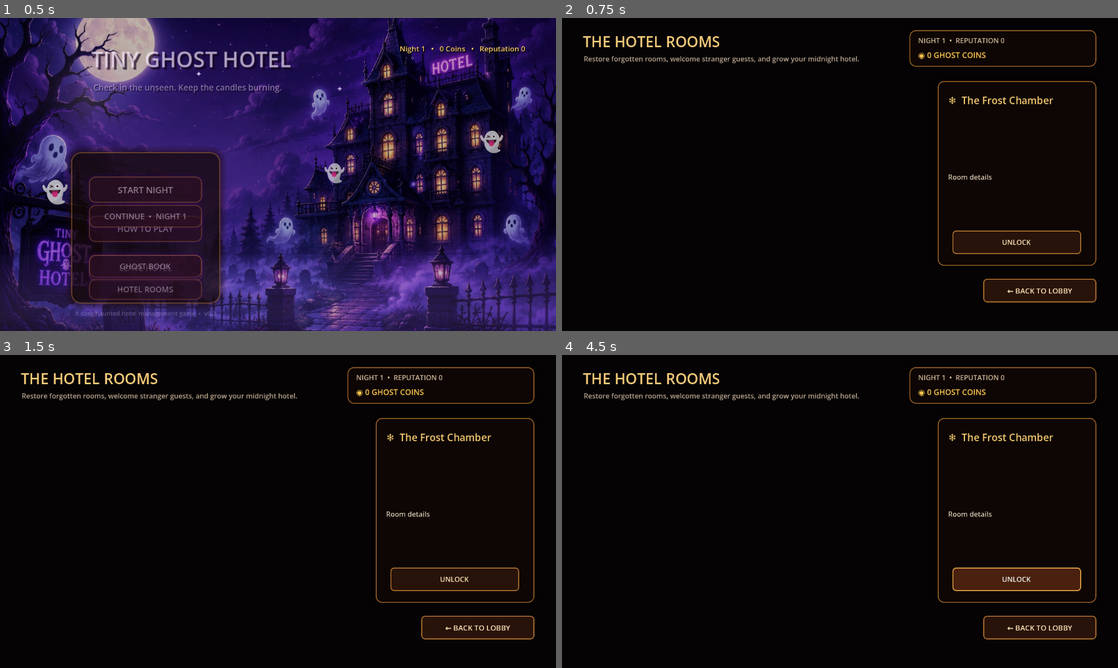
Above: before the commit, frames 1-4 (two rows, left to right).
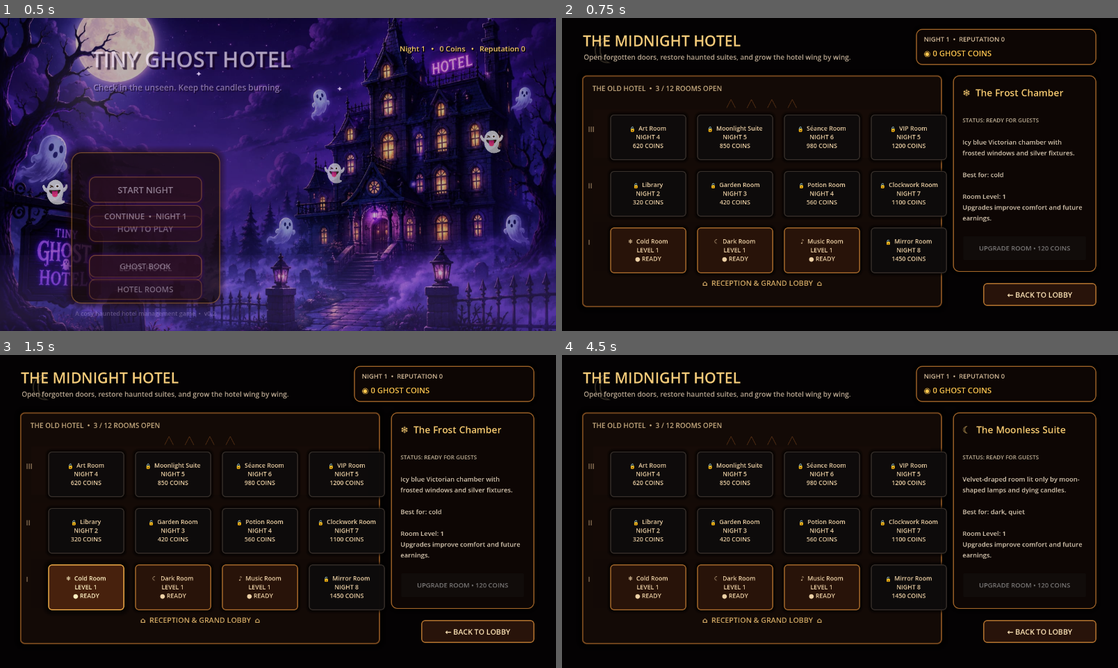
Above: after the commit, the same moments.

Repository: 22koki/tiny-ghost-hotel
Game: Godot game, scene res://scenes/MainMenu.tscn
Two runs of this game, one before a commit and one after it. Both use one fixed random seed, a clock stepped at 60 frames per second and the inputs below.
Inputs (mouse positions are in pixels of both pictures, inside the frame that each line leads up to):
- Up to frame 1 (0.5 s): no input
- Up to frame 2 (0.75 s): click "HOTEL ROOMS" at 0.5 s
- Up to frame 3 (1.5 s): click (88, 586) at 1.25 s, where only the run after the commit has a clickable "❄ Cold Room LEVEL 1 ● READY"
- Up to frame 4 (4.5 s): click (650, 586) at 2 s, where only the run after the commit has a clickable "❄ Cold Room LEVEL 1 ● READY"; click (734, 586) at 2.75 s, where only the run after the commit has a clickable "☾ Dark Room LEVEL 1 ● READY"; click (734, 586) at 3.5 s, where only the run after the commit has a clickable "☾ Dark Room LEVEL 1 ● READY"; click (1017, 580) at 4.25 s, where only the run before the commit has a clickable "UNLOCK"

Frame 1 is identical in both runs. In frame 2, 16% of the frame differs, in the area x 3-97%, y 3-93%; in frame 3, 16%; in frame 4, 17%.
Error before the commit: Cannot call method 'add_child' on a null value. (res://scripts/rooms_overview.gd:52)

Commit message:
feat: redesign hotel rooms as vintage floor map

Diff:
--- a/scenes/RoomsOverview.tscn
+++ b/scenes/RoomsOverview.tscn
@@ -13,8 +13,8 @@
 corner_radius_top_right = 14
 corner_radius_bottom_left = 14
 corner_radius_bottom_right = 14
-shadow_color = Color(0, 0, 0, 0.65)
-shadow_size = 12
+shadow_color = Color(0, 0, 0, 0.72)
+shadow_size = 14
 
 [sub_resource type="StyleBoxFlat" id="ButtonStyle"]
 bg_color = Color(0.16, 0.075, 0.04, 0.98)
@@ -28,17 +28,19 @@
 corner_radius_bottom_left = 8
 corner_radius_bottom_right = 8
 
-[sub_resource type="StyleBoxFlat" id="ButtonHoverStyle"]
-bg_color = Color(0.29, 0.13, 0.055, 1)
-border_width_left = 2
-border_width_top = 2
-border_width_right = 2
-border_width_bottom = 2
-border_color = Color(1, 0.72, 0.3, 1)
-corner_radius_top_left = 8
-corner_radius_top_right = 8
-corner_radius_bottom_left = 8
-corner_radius_bottom_right = 8
+[sub_resource type="StyleBoxFlat" id="MapStyle"]
+bg_color = Color(0.075, 0.039, 0.026, 0.98)
+border_width_left = 3
+border_width_top = 3
+border_width_right = 3
+border_width_bottom = 3
+border_color = Color(0.48, 0.29, 0.12, 1)
+corner_radius_top_left = 10
+corner_radius_top_right = 10
+corner_radius_bottom_left = 10
+corner_radius_bottom_right = 10
+shadow_color = Color(0, 0, 0, 0.82)
+shadow_size = 18
 
 [node name="RoomsOverview" type="Control"]
 layout_mode = 3
@@ -56,109 +58,198 @@
 anchor_bottom = 1.0
 grow_horizontal = 2
 grow_vertical = 2
-color = Color(0.025, 0.012, 0.018, 1)
+color = Color(0.018, 0.009, 0.014, 1)
+
+[node name="Moon" type="Label" parent="."]
+offset_left = 30.0
+offset_top = 16.0
+offset_right = 180.0
+offset_bottom = 150.0
+theme_override_colors/font_color = Color(0.80, 0.72, 0.54, 0.22)
+theme_override_font_sizes/font_size = 82
+text = "☾"
+horizontal_alignment = 1
 
 [node name="Header" type="Label" parent="."]
 offset_left = 48.0
-offset_top = 30.0
+offset_top = 28.0
 offset_right = 720.0
-offset_bottom = 86.0
+offset_bottom = 78.0
 theme_override_colors/font_color = Color(0.96, 0.80, 0.48, 1)
 theme_override_font_sizes/font_size = 34
-text = "THE HOTEL ROOMS"
+text = "THE MIDNIGHT HOTEL"
 
 [node name="Subtitle" type="Label" parent="."]
 offset_left = 50.0
-offset_top = 82.0
-offset_right = 780.0
-offset_bottom = 118.0
+offset_top = 78.0
+offset_right = 760.0
+offset_bottom = 110.0
 theme_override_colors/font_color = Color(0.73, 0.66, 0.57, 1)
 theme_override_font_sizes/font_size = 16
-text = "Restore forgotten rooms, welcome stranger guests, and grow your midnight hotel."
+text = "Open forgotten doors, restore haunted suites, and grow the hotel wing by wing."
 
 [node name="TopBar" type="Panel" parent="."]
-offset_left = 800.0
-offset_top = 28.0
+offset_left = 815.0
+offset_top = 25.0
 offset_right = 1230.0
-offset_bottom = 112.0
+offset_bottom = 108.0
 theme_override_styles/panel = SubResource("PanelStyle")
 
 [node name="NightLabel" type="Label" parent="TopBar"]
-offset_left = 20.0
+offset_left = 18.0
 offset_top = 12.0
-offset_right = 410.0
-offset_bottom = 40.0
+offset_right = 395.0
+offset_bottom = 38.0
 theme_override_colors/font_color = Color(0.83, 0.73, 0.60, 1)
-theme_override_font_sizes/font_size = 16
+theme_override_font_sizes/font_size = 15
 text = "NIGHT 1"
 
 [node name="CoinsLabel" type="Label" parent="TopBar"]
-offset_left = 20.0
-offset_top = 44.0
-offset_right = 410.0
+offset_left = 18.0
+offset_top = 43.0
+offset_right = 395.0
 offset_bottom = 72.0
 theme_override_colors/font_color = Color(1.0, 0.78, 0.31, 1)
 theme_override_font_sizes/font_size = 18
-text = "◉ 0 COINS"
-
-[node name="Scroll" type="ScrollContainer" parent="."]
-offset_left = 48.0
-offset_top = 145.0
-offset_right = 836.0
-offset_bottom = 655.0
-
-[node name="RoomGrid" type="GridContainer" parent="Scroll"]
-layout_mode = 2
-theme_override_constants/h_separation = 14
-theme_override_constants/v_separation = 14
-columns = 3
+text = "◉ 0 GHOST COINS"
+
+[node name="HotelMap" type="Panel" parent="."]
+offset_left = 46.0
+offset_top = 132.0
+offset_right = 875.0
+offset_bottom = 665.0
+theme_override_styles/panel = SubResource("MapStyle")
+
+[node name="FloorLabel" type="Label" parent="HotelMap"]
+offset_left = 24.0
+offset_top = 18.0
+offset_right = 805.0
+offset_bottom = 48.0
+theme_override_colors/font_color = Color(0.78, 0.67, 0.50, 1)
+theme_override_font_sizes/font_size = 16
+text = "THE OLD HOTEL"
+
+[node name="RoofLine" type="Label" parent="HotelMap"]
+offset_left = 0.0
+offset_top = 52.0
+offset_right = 829.0
+offset_bottom = 76.0
+theme_override_colors/font_color = Color(0.34, 0.19, 0.08, 1)
+theme_override_font_sizes/font_size = 17
+text = "╱╲      ╱╲      ╱╲      ╱╲"
+horizontal_alignment = 1
+
+[node name="FloorThree" type="ColorRect" parent="HotelMap"]
+offset_left = 26.0
+offset_top = 78.0
+offset_right = 803.0
+offset_bottom = 190.0
+mouse_filter = 2
+color = Color(0.11, 0.055, 0.03, 0.36)
+
+[node name="FloorTwo" type="ColorRect" parent="HotelMap"]
+offset_left = 26.0
+offset_top = 208.0
+offset_right = 803.0
+offset_bottom = 320.0
+mouse_filter = 2
+color = Color(0.09, 0.045, 0.027, 0.44)
+
+[node name="FloorOne" type="ColorRect" parent="HotelMap"]
+offset_left = 26.0
+offset_top = 338.0
+offset_right = 803.0
+offset_bottom = 450.0
+mouse_filter = 2
+color = Color(0.07, 0.035, 0.023, 0.52)
+
+[node name="FloorThreeLabel" type="Label" parent="HotelMap"]
+offset_left = 14.0
+offset_top = 112.0
+offset_right = 52.0
+offset_bottom = 155.0
+theme_override_colors/font_color = Color(0.60, 0.49, 0.37, 1)
+text = "III"
+
+[node name="FloorTwoLabel" type="Label" parent="HotelMap"]
+offset_left = 14.0
+offset_top = 242.0
+offset_right = 52.0
+offset_bottom = 285.0
+theme_override_colors/font_color = Color(0.60, 0.49, 0.37, 1)
+text = "II"
+
+[node name="FloorOneLabel" type="Label" parent="HotelMap"]
+offset_left = 14.0
+offset_top = 372.0
+offset_right = 52.0
+offset_bottom = 415.0
+theme_override_colors/font_color = Color(0.60, 0.49, 0.37, 1)
+text = "I"
+
+[node name="LobbyLabel" type="Label" parent="HotelMap"]
+offset_left = 240.0
+offset_top = 465.0
+offset_right = 590.0
+offset_bottom = 505.0
+theme_override_colors/font_color = Color(0.82, 0.66, 0.39, 1)
+theme_override_font_sizes/font_size = 17
+text = "⌂  RECEPTION & GRAND LOBBY  ⌂"
+horizontal_alignment = 1
 
 [node name="DetailPanel" type="Panel" parent="."]
-offset_left = 865.0
-offset_top = 145.0
+offset_left = 900.0
+offset_top = 132.0
 offset_right = 1230.0
-offset_bottom = 570.0
+offset_bottom = 584.0
 theme_override_styles/panel = SubResource("PanelStyle")
 
 [node name="Title" type="Label" parent="DetailPanel"]
-offset_left = 24.0
-offset_top = 28.0
-offset_right = 340.0
-offset_bottom = 92.0
+offset_left = 22.0
+offset_top = 24.0
+offset_right = 308.0
+offset_bottom = 88.0
 theme_override_colors/font_color = Color(0.96, 0.79, 0.44, 1)
-theme_override_font_sizes/font_size = 23
+theme_override_font_sizes/font_size = 22
 text = "Room"
 autowrap_mode = 2
 
+[node name="Occupancy" type="Label" parent="DetailPanel"]
+offset_left = 22.0
+offset_top = 94.0
+offset_right = 308.0
+offset_bottom = 122.0
+theme_override_colors/font_color = Color(0.74, 0.68, 0.58, 1)
+theme_override_font_sizes/font_size = 13
+text = "STATUS"
+
 [node name="Body" type="Label" parent="DetailPanel"]
-offset_left = 24.0
-offset_top = 112.0
-offset_right = 340.0
-offset_bottom = 330.0
+offset_left = 22.0
+offset_top = 136.0
+offset_right = 308.0
+offset_bottom = 345.0
 theme_override_colors/font_color = Color(0.85, 0.79, 0.70, 1)
-theme_override_font_sizes/font_size = 16
+theme_override_font_sizes/font_size = 15
 text = "Room details"
 autowrap_mode = 2
 vertical_alignment = 1
 
 [node name="ActionButton" type="Button" parent="DetailPanel"]
-offset_left = 34.0
-offset_top = 344.0
-offset_right = 330.0
-offset_bottom = 398.0
+offset_left = 24.0
+offset_top = 370.0
+offset_right = 306.0
+offset_bottom = 425.0
 theme_override_colors/font_color = Color(1, 0.9, 0.72, 1)
-theme_override_font_sizes/font_size = 16
+theme_override_font_sizes/font_size = 15
 theme_override_styles/normal = SubResource("ButtonStyle")
-theme_override_styles/hover = SubResource("ButtonHoverStyle")
 text = "UNLOCK"
 
 [node name="BackButton" type="Button" parent="."]
 offset_left = 970.0
-offset_top = 600.0
+offset_top = 610.0
 offset_right = 1230.0
-offset_bottom = 654.0
+offset_bottom = 662.0
 theme_override_colors/font_color = Color(1, 0.9, 0.72, 1)
 theme_override_font_sizes/font_size = 17
 theme_override_styles/normal = SubResource("ButtonStyle")
-theme_override_styles/hover = SubResource("ButtonHoverStyle")
 text = "← BACK TO LOBBY"
